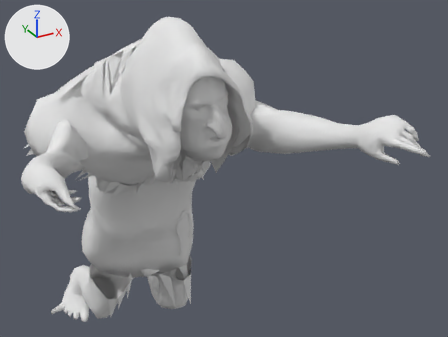
Two versions of the glTF model assets/witch/witch.glb, one commit apart.
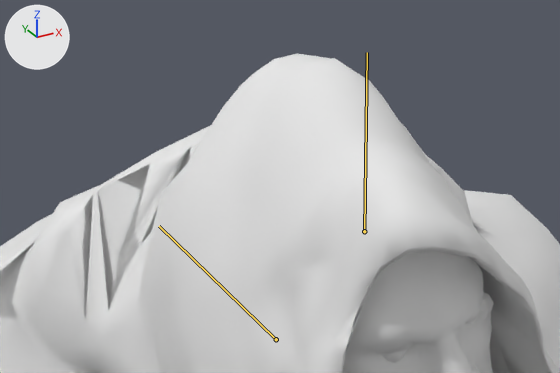
Each version is shown whole from a 50 mm camera at (-0.841, -2.678, 2.402) aimed at (0.235, -0.722, 1.425), then close up on the part from 17% to 56% of the width and 0% to 34% of the height. Lighting does not change. The marker at upper left points along +X, +Y and +Z. The first two pictures are the older version. Both versions are drawn at frame 14 of the action 'attack'; the numbers are the values there. The bones that change, and the others that lie on the model, are drawn over the model as lines in the close-ups.

Objects in the first close-up: 'Witch'.
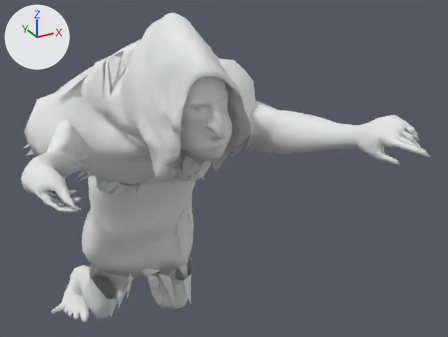
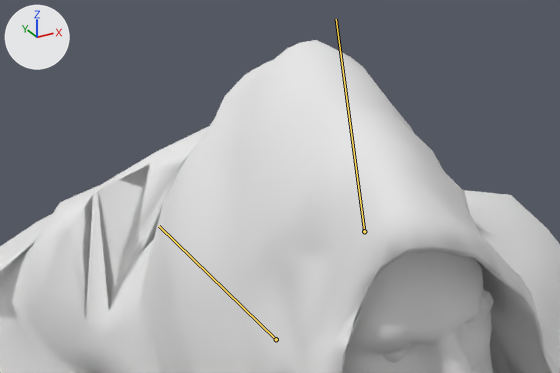
Changed parts and their boxes [x1, y1, x2, y2] in the close-ups (560 x 373 px):
```json
{"object": "Witch", "change": "posed", "before": [0, 54, 560, 373], "after": [0, 40, 560, 373]}
{"bone": "Hood", "before": "(364, 231) to (367, 52)", "after": "(364, 231) to (336, 19)"}
```

Edits to the scene script, one JSON object a line:
```json
{"block": "bone_hood", "where": "bone_hood = bpy.data.objects['Rig'].pose.bones['Hood']  # child of 'Head'"}
{"op": "set", "path": "bone_hood.rotation_quaternion", "old": "(0.959, -0.278, 0.055, -0.004)", "new": "(0.995, -0.095, 0.021, -0.01)", "note": "degrees (-32, 6, -2) -> degrees (-11, 2, -1)"}
```
